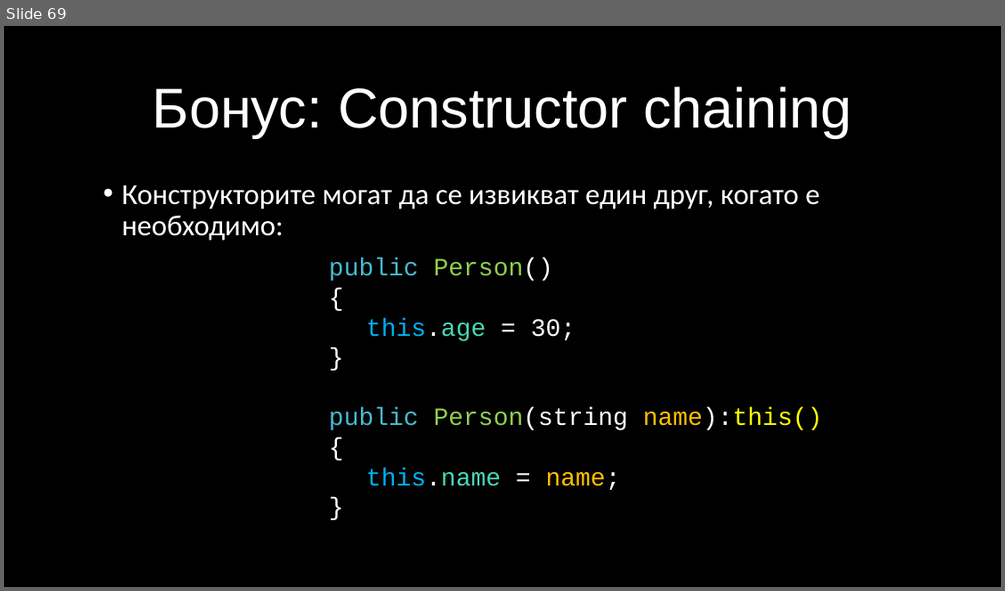
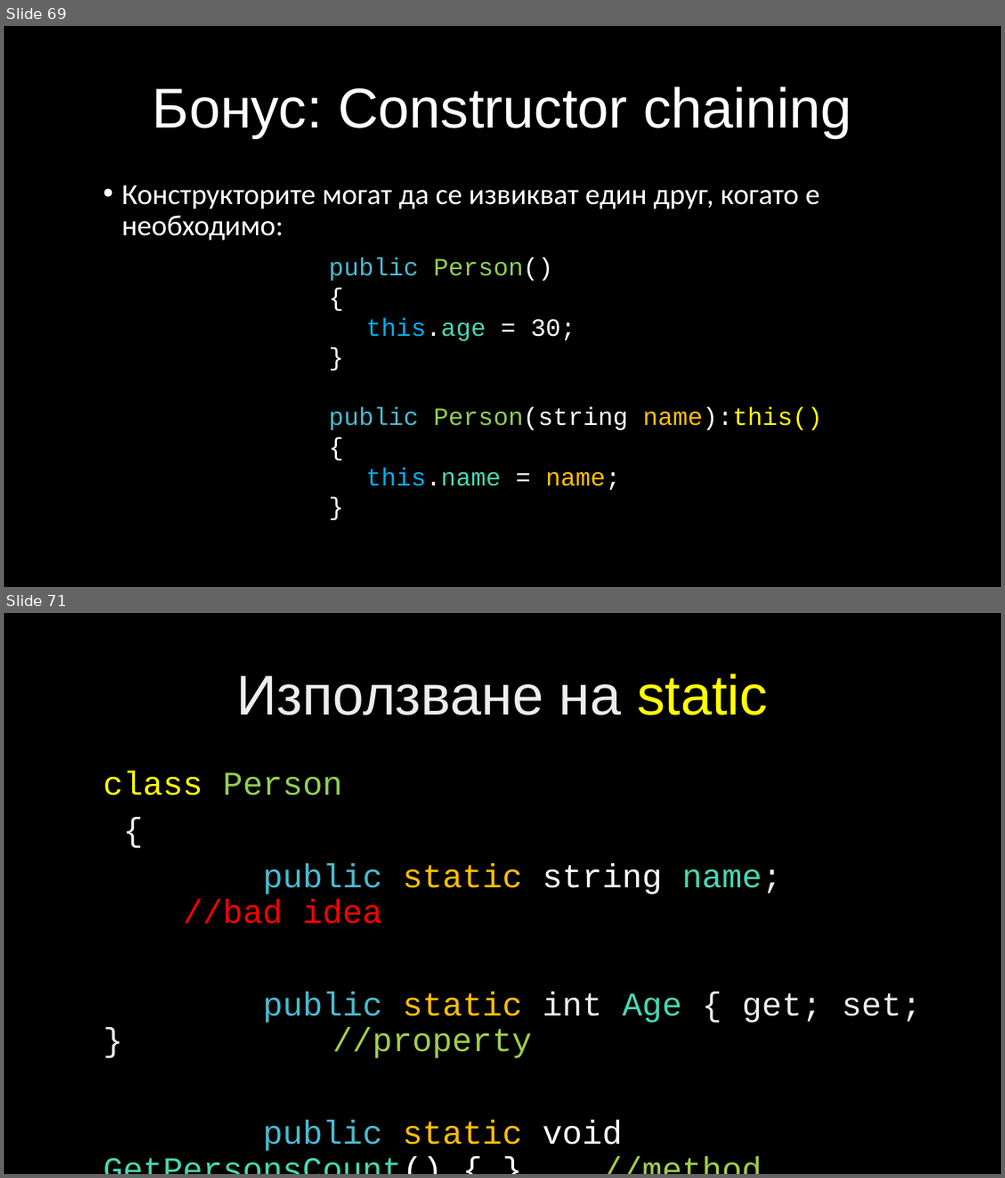
Before and after one commit to velizar92/CSharp-Programming-Presentations, a slide deck: C# Intermediate.pptx. Shown one above the other, each under a label of ours: slide 69 before the commit, slides 69 and 71 after it; the slides between them are not shown. The pictures are 1005x591 and 1005x1178 pixels, drawn with LibreOffice and Linux fonts; fonts in the diff are those of the drawing; background and template pictures are left out. Boxes give left, top, right and bottom in pixels: in the first picture for what was removed or moved away, otherwise in the second. Text is boxed around its words. In the diff, an @@ line names an element or a change of style, - is before the commit and + after.

Commit message:
Static keyword material

```diff
--- a/C# Intermediate.pptx
+++ b/C# Intermediate.pptx
@@ slide 71 added at (4,613,1001,1174), background picture (left out) @@
@@ title added at (236,674,768,715), 54 pt, text gradient #BFBFBF to #EDEDED to #FFFFFF @@
+Използване на static
@@ text added at (103,771,922,1151), 32 pt, text #48D8B5 @@
+class Person
+{
+public static string name; //bad idea
+public static int Age { get; set; } //property
+public static void GetPersonsCount() {…} //method
+}
```
Also in this commit, not shown: 1 other slide added.
